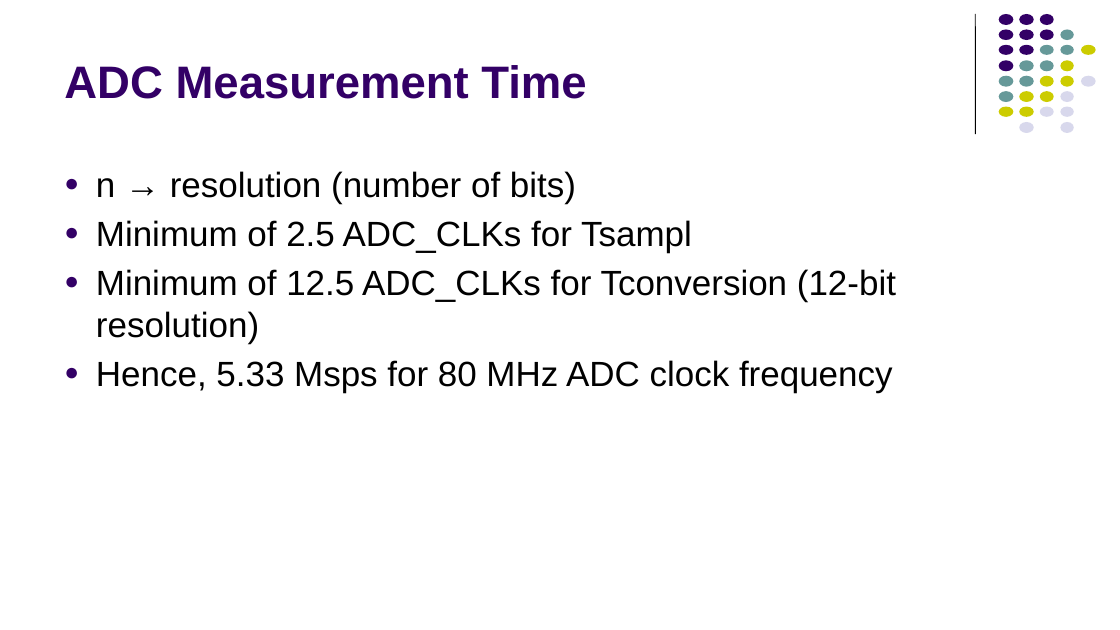
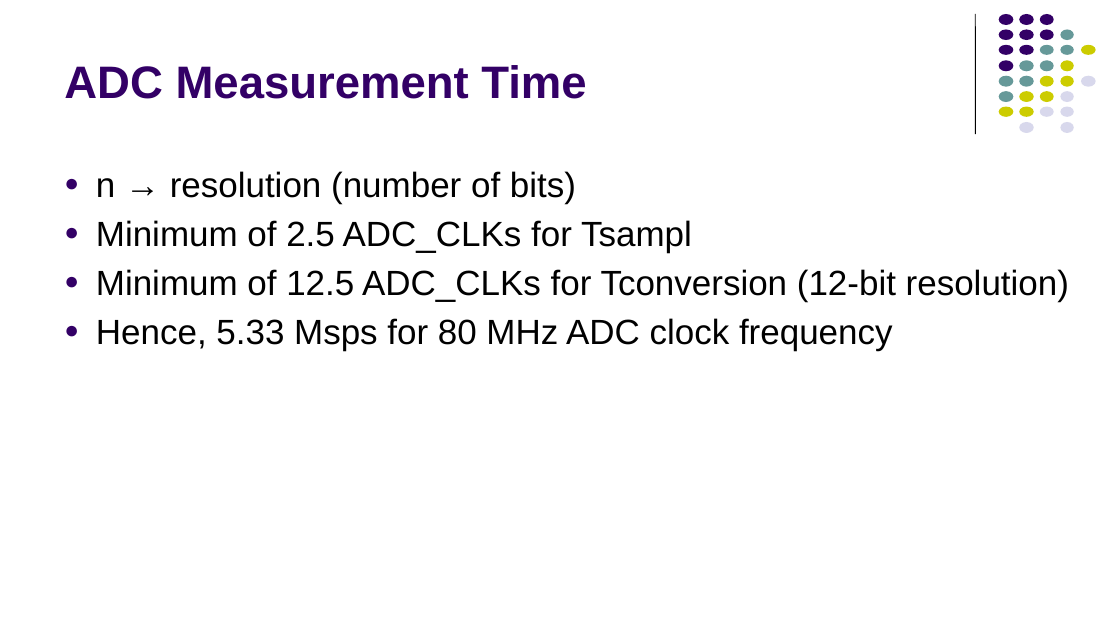
Before and after one commit to kmtekvn/hitech_stm32_basic, a slide deck: slide 19 of 04. Slides/05. ADC/ADC.pptx (slide 20 before the commit). Drawn at 1120x630 pixels with LibreOffice and Linux fonts; fonts in the diff are those of the drawing. Boxes give left, top, right and bottom in pixels: in the first picture for what was removed or moved away, otherwise in the second. Text is boxed around its words. In the diff, an @@ line names an element or a change of style, - is before the commit and + after.

```diff
--- a/04. Slides/05. ADC/ADC.pptx
+++ b/04. Slides/05. ADC/ADC.pptx
@@ text "n → resolution (number of ..." rewrapped from [96, 171, 896, 393] to [96, 171, 1069, 351] @@
```
Also in this commit, not shown: 16 other slides changed, 2 slides added, 2 slides removed.
